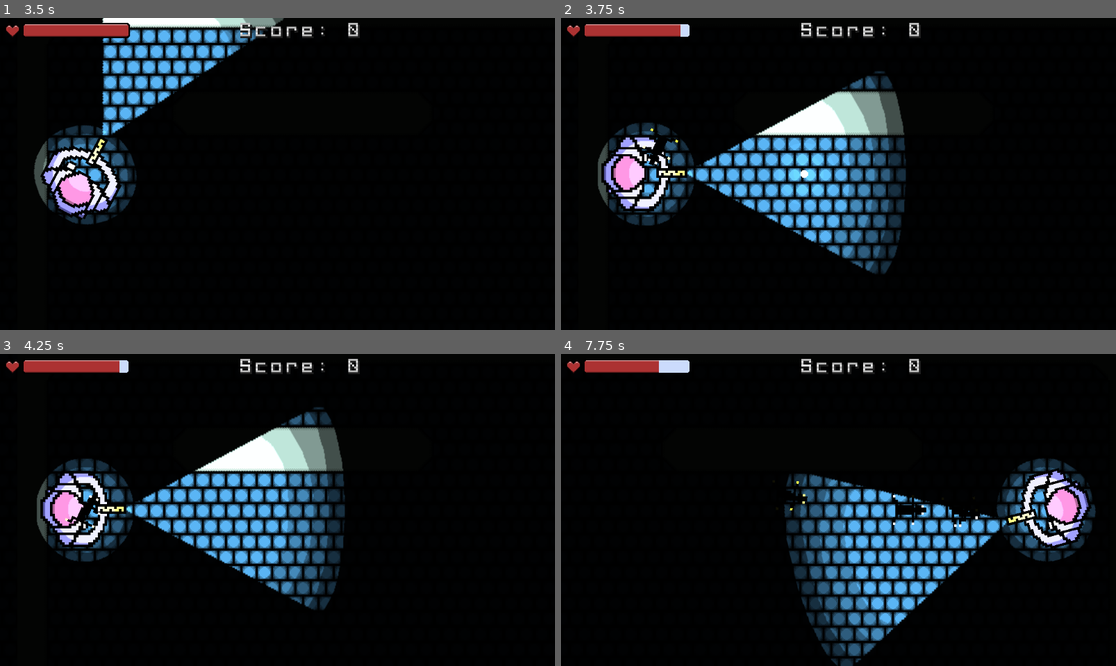
Above: before the commit, frames 1-4 (two rows, left to right).
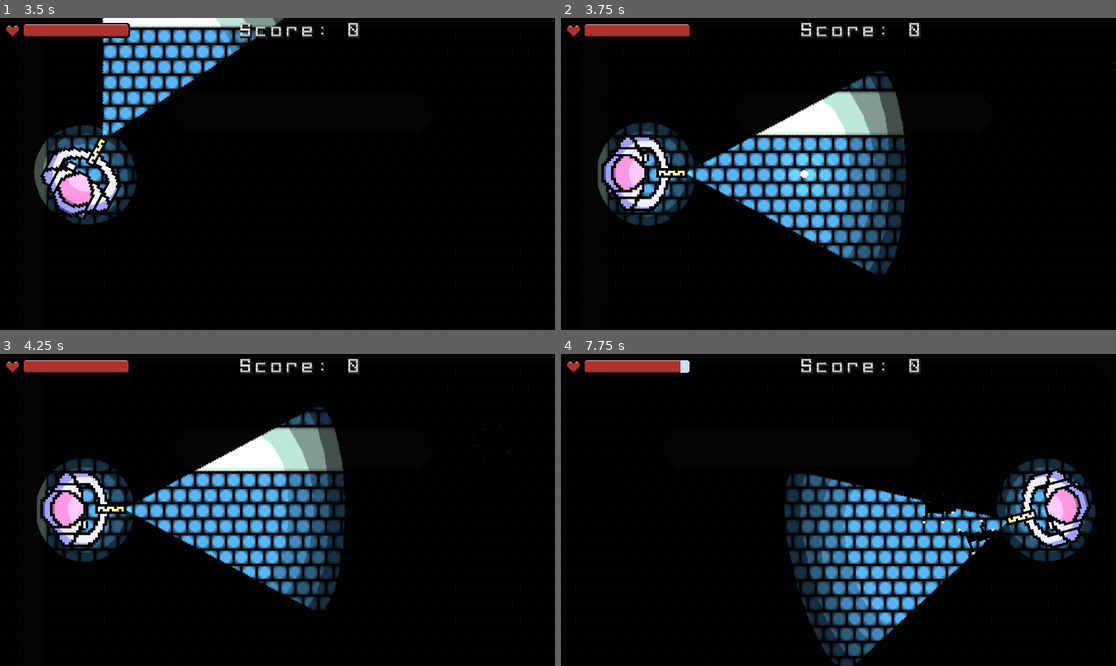
Above: after the commit, the same moments.

Repository: AnthonyDeSantiago/SPACE
Game: Godot game, scene res://Scenes/Main_Menu.tscn
The game is run twice, just before and just after one commit, with the same random seed, the same clock (stepped at 60 frames per second) and the same inputs.
Inputs (mouse positions are in pixels of both pictures, inside the frame that each line leads up to):
- Up to frame 1 (3.5 s): click (283, 124) at 0.5 s; tap Enter at 1.25 s; move the mouse to (249, 236) at 1.27 s; press the mouse at (249, 236) at 1.28 s; hold W (up) 1.28-2.78 s; move the mouse to (444, 220) at 2.02 s; release the mouse at (444, 220) at 2.03 s; click (444, 220) at 2.1 s; tap Space at 2.75 s; move the mouse to (111, 127) at 2.77 s; press the mouse at (111, 127) at 2.78 s; hold A (left) from 2.78 s (still down)
- Up to frame 2 (3.75 s): keep holding A (left); move the mouse to (866, 174) at 3.52 s; release the mouse at (866, 174) at 3.53 s; click (866, 174) at 3.6 s
- Up to frame 3 (4.25 s): keep holding A (left)
- Up to frame 4 (7.75 s): move the mouse to (755, 432) at 4.27 s; release A (left) at 4.28 s; press the mouse at (755, 432) at 4.28 s; hold S (down) 4.28-5.03 s; move the mouse to (960, 494) at 5.02 s; release the mouse at (960, 494) at 5.03 s; hold D (right) 5.03-5.78 s; click (960, 494) at 5.1 s; move the mouse to (727, 525) at 5.77 s; press the mouse at (727, 525) at 5.78 s; hold W (up) 5.78-6.53 s; move the mouse to (894, 441) at 6.52 s; release the mouse at (894, 441) at 6.53 s; hold D (right) from 6.53 s (still down); click (894, 441) at 6.6 s; move the mouse to (810, 572) at 7.27 s; press the mouse at (810, 572) at 7.28 s

Frame 1 is identical in both runs. In frame 2, 0.2% of the frame differs, in the area x 14-24%, y 2-48%; in frame 3, 0.2%; in frame 4, 0.9%, in the area x 17-79%, y 2-65%.

Commit message:
Prelim implementation of spawn behavior

Diff:
--- a/Scenes/anthony_level.tscn
+++ b/Scenes/anthony_level.tscn
@@ -142,9 +142,18 @@
 format = 2
 layer_0/tile_data = PackedInt32Array(-65536, 131072, 2, -65535, 131072, 6, -65534, 131072, 6, -65533, 131072, 6, -65532 …(6034 unchanged characters)…
 
-[node name="Spawner" parent="." instance=ExtResource("2_bqv8q")]
+[node name="Spawner" parent="." groups=["spawner_group"] instance=ExtResource("2_bqv8q")]
 position = Vector2(114, 223)
 spawn_countdown = 3.0
+
+[node name="Spawner2" parent="." groups=["spawner_group"] instance=ExtResource("2_bqv8q")]
+position = Vector2(1103, 59)
+
+[node name="Spawner3" parent="." groups=["spawner_group"] instance=ExtResource("2_bqv8q")]
+position = Vector2(1075, 664)
+
+[node name="Spawner4" parent="." instance=ExtResource("2_bqv8q")]
+position = Vector2(89, 662)
 
 [node name="simple_char" parent="." instance=ExtResource("3_t6bh1")]
 position = Vector2(401, 454)
@@ -240,11 +249,11 @@
 text = "Main Menu"
 label_settings = SubResource("LabelSettings_mfno5")
 
-[node name="Spawner2" parent="." instance=ExtResource("2_bqv8q")]
-position = Vector2(1103, 59)
+[node name="Spawn_Timer" type="Timer" parent="."]
 
 [connection signal="child_entered_tree" from="." to="." method="_on_child_entered_tree"]
 [connection signal="child_exiting_tree" from="." to="." method="_on_child_exiting_tree"]
 [connection signal="player_was_hurt" from="simple_char" to="." method="_on_simple_char_player_was_hurt"]
 [connection signal="pressed" from="Game_Over_Screen/VBoxContainer/Play_Again_Button" to="." method="_on_play_again_button_pressed"]
 [connection signal="pressed" from="Game_Over_Screen/VBoxContainer/Main_Menu_Button" to="." method="_on_main_menu_button_pressed"]
+[connection signal="timeout" from="Spawn_Timer" to="." method="_on_spawn_timer_timeout"]
--- a/Scripts/Spawner.gd
+++ b/Scripts/Spawner.gd
@@ -1,4 +1,5 @@
 extends Node2D
+class_name Spawner
 
 @export var character: CharacterBody2D
 @export var spawn_countdown: float = 5.0
@@ -10,9 +11,6 @@
 	timer = $Timer
 	timer.wait_time = spawn_countdown
 
-func _on_timer_timeout():
-	spawn()
-
 func spawn():
 	var enemy_mob = enemies_array[0].instantiate()
 	enemy_mob.global_position = global_position
--- a/Scripts/enemy.gd
+++ b/Scripts/enemy.gd
@@ -13,7 +13,6 @@
 func enemy_set_target(target: CharacterBody2D):
 	$Component_Enemy_Rotation.target_body = target
 	target_body = target
-	print("enemy has target")
 
 func _physics_process(delta):
 	anim.play("run")
--- a/Scripts/level_script.gd
+++ b/Scripts/level_script.gd
@@ -1,11 +1,22 @@
 extends Node2D
 
 @export var enemy_kill_value = 5
+@export var spawn_start_freq = 3
+@export var spawn_accel = .95
 
 @onready var score_number = 0
 @onready var score_text_number: Label = $CanvasLayer/Score/Score_Number
 @onready var health_bar: TextureProgressBar = $"CanvasLayer/HUD/Health Bar"
 @onready var game_over_screen: CanvasLayer = $Game_Over_Screen
+@onready var spawner_array := []
+
+
+func _ready():
+	$Spawn_Timer.wait_time = spawn_start_freq
+	$Spawn_Timer.start()
+	for child in get_tree().get_nodes_in_group("spawner_group"):
+		spawner_array.append(child)
+		print(spawner_array)
 
 func _on_child_entered_tree(node):
 	if node is enemy:
@@ -35,3 +46,9 @@
 	print("Main Menu pressed")
 	get_tree().paused = false
 	get_tree().change_scene_to_file("res://Scenes/Main_Menu.tscn")
+
+
+func _on_spawn_timer_timeout():
+	print("spawn")
+	spawner_array.pick_random().spawn()
+	$Spawn_Timer.wait_time = $Spawn_Timer.wait_time * spawn_accel
--- a/Scripts/simple_char.gd
+++ b/Scripts/simple_char.gd
@@ -37,7 +37,6 @@
 
 func _input(event):
 	if event.is_action_pressed("click"):
-		print("YO we clicked")
 		var new_projectile: CharacterBody2D = projectile_scene.instantiate()
 
 		print(new_projectile.position)
@@ -48,7 +47,6 @@
 
 func _on_area_2d_body_entered(body):
 	if body is enemy and area.monitorable:
-		print("!!! Enemy Entered !!!")
 		player_was_hurt.emit(body.damage)
 		area.set_deferred("monitoring", false)
 		timer_invulnerability.start()
@@ -56,5 +54,4 @@
 
 
 func _on_invulnerability_timeout():
-	print("Timeout!")
 	area.set_deferred("monitoring", true)
